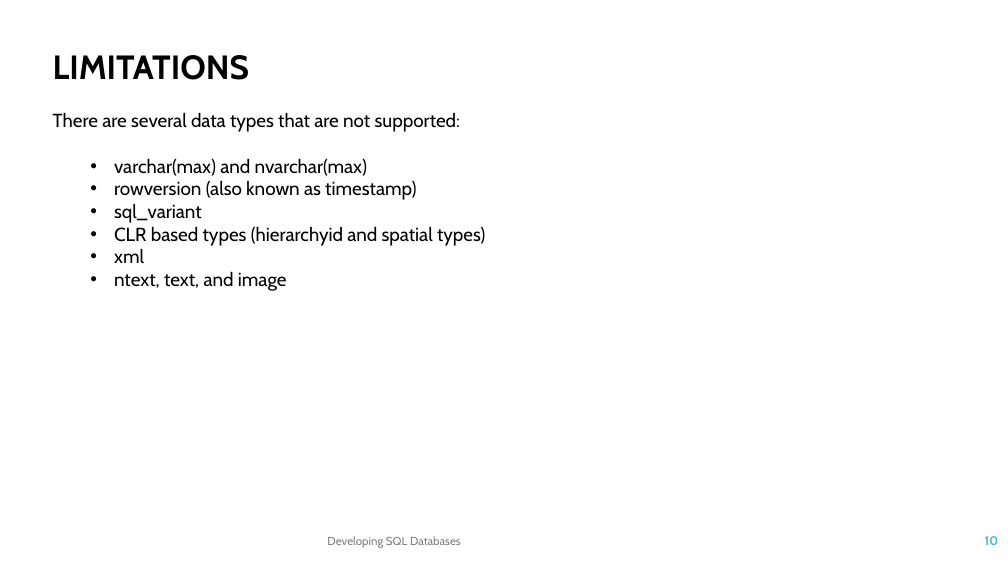
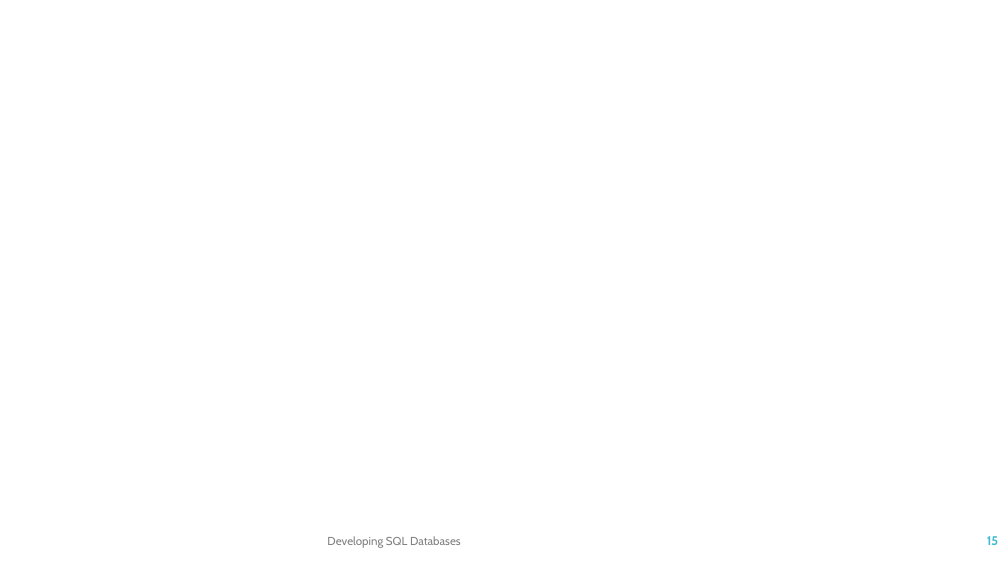
Before and after one commit to TKostyrka/70762DevSQLDB, a slide deck: slide 15 of DEVSQL_05_ColumnStoreIndex/DEVSQL_05A_Partitions.pptx (slide 10 before the commit). Drawn at 1008x567 pixels with LibreOffice and Linux fonts; fonts in the diff are those of the drawing; background and template pictures are left out. Boxes give left, top, right and bottom in pixels: in the first picture for what was removed or moved away, otherwise in the second. Text is boxed around its words. In the diff, an @@ line names an element or a change of style, - is before the commit and + after.

```diff
--- a/DEVSQL_05_ColumnStoreIndex/DEVSQL_05A_Partitions.pptx
+++ b/DEVSQL_05_ColumnStoreIndex/DEVSQL_05A_Partitions.pptx
@@ text removed at (53, 55, 485, 291) @@
-LIMITATIONS
-There are several data types that are not supported:
-  • varchar(max) and nvarchar(max)
-  • rowversion (also known as timestamp)
-  • sql_variant
-  • CLR based types (hierarchyid and spatial types)
-  • xml
-  • ntext, text, and image
@@ page number at (987, 536, 998, 545): text changed @@
-10
+15
```
Also in this commit, not shown: 6 other slides changed, 8 slides added, 5 slides removed.
